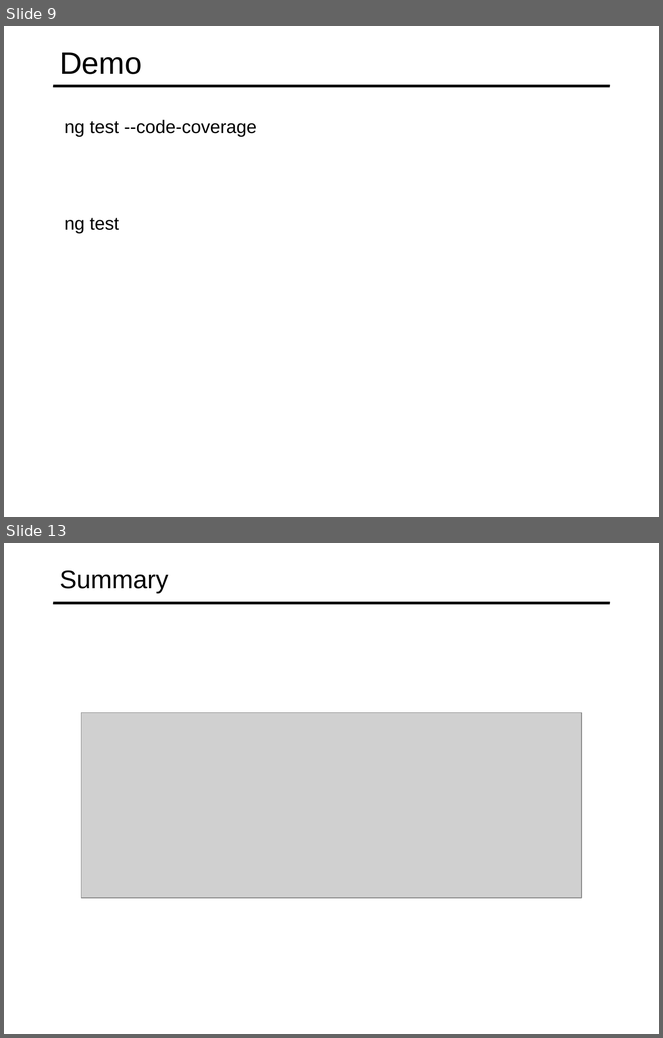
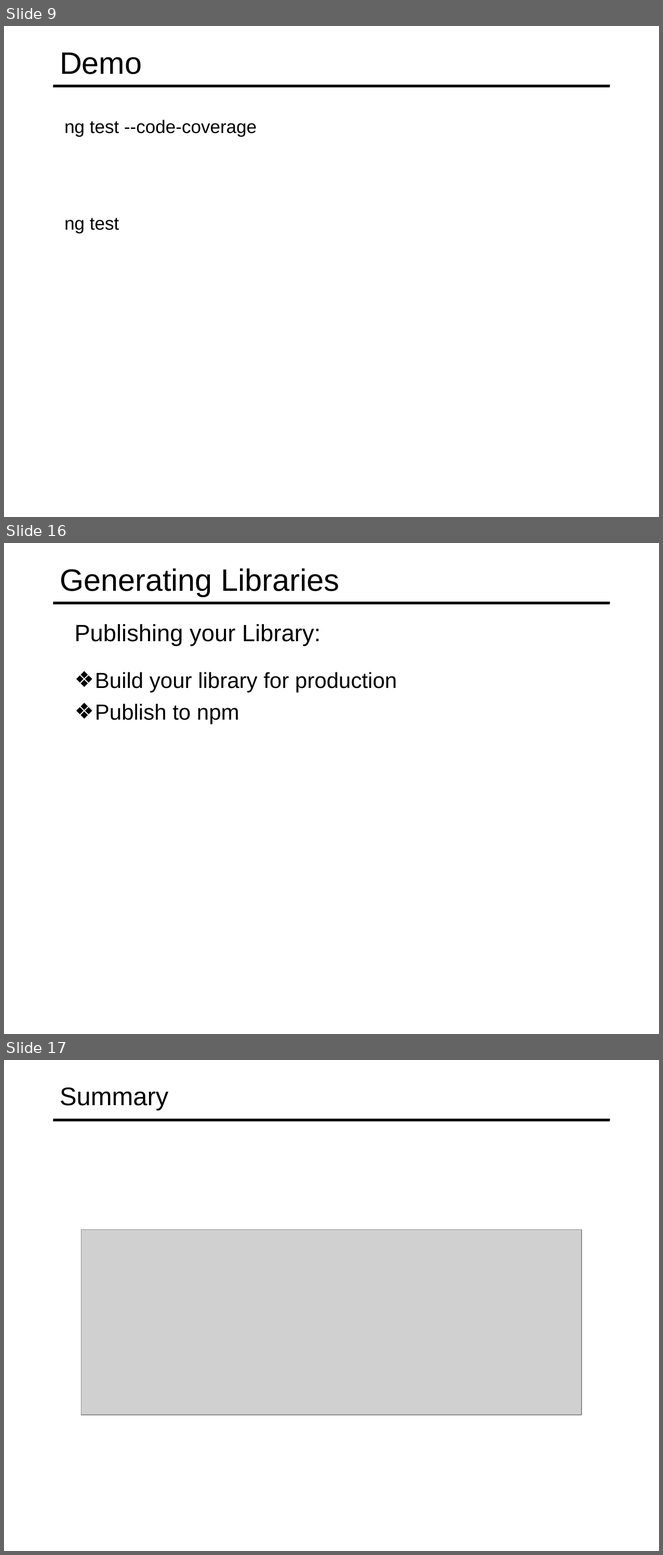
Before and after one commit to specter01wj/Jago_Link_Training, a slide deck: Angular/Angular7/Angular CLI/8.Tooling Features/L8_Tooling Features.ppt. Shown one above the other, each under a label of ours: slides 9 and 13 before the commit, slides 9, 16 and 17 after it; the slides between them are not shown. The pictures are 663x1038 and 663x1555 pixels, drawn with LibreOffice and Linux fonts; fonts in the diff are those of the drawing; grey boxes stand for pictures. Boxes give left, top, right and bottom in pixels: in the first picture for what was removed or moved away, otherwise in the second. Text is boxed around its words. In the diff, an @@ line names an element or a change of style, - is before the commit and + after.

```diff
--- a/Angular/Angular7/Angular CLI/8.Tooling Features/L8_Tooling Features.ppt
+++ b/Angular/Angular7/Angular CLI/8.Tooling Features/L8_Tooling Features.ppt
@@ slide 16 added at bbox=[4, 543, 659, 1034], background #FFFFFF; not listed: 1 template element that a slide beside it also shows @@
@@ title added at bbox=[60, 568, 339, 596], 34 pt, text #000000 @@
+Generating Libraries
@@ text added at bbox=[75, 624, 321, 646], 25.9 pt, text #000000 @@
+  Publishing your Library:
@@ text added at bbox=[95, 672, 397, 724], 24 pt, text #000000 @@
+  ❖ Build your library for production
+  ❖ Publish to npm
@@ what was slide 13 is now slide 17 @@
```
Also in this commit, not shown: 4 slides changed, 8 other slides added, 5 slides removed.
